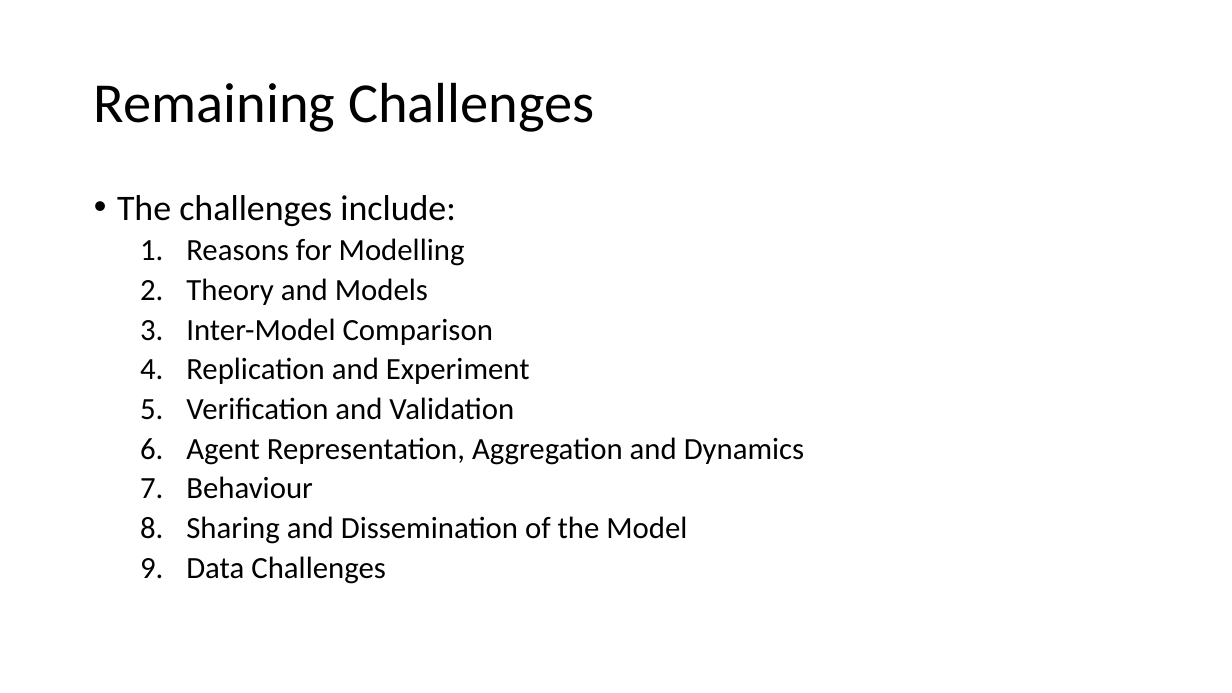
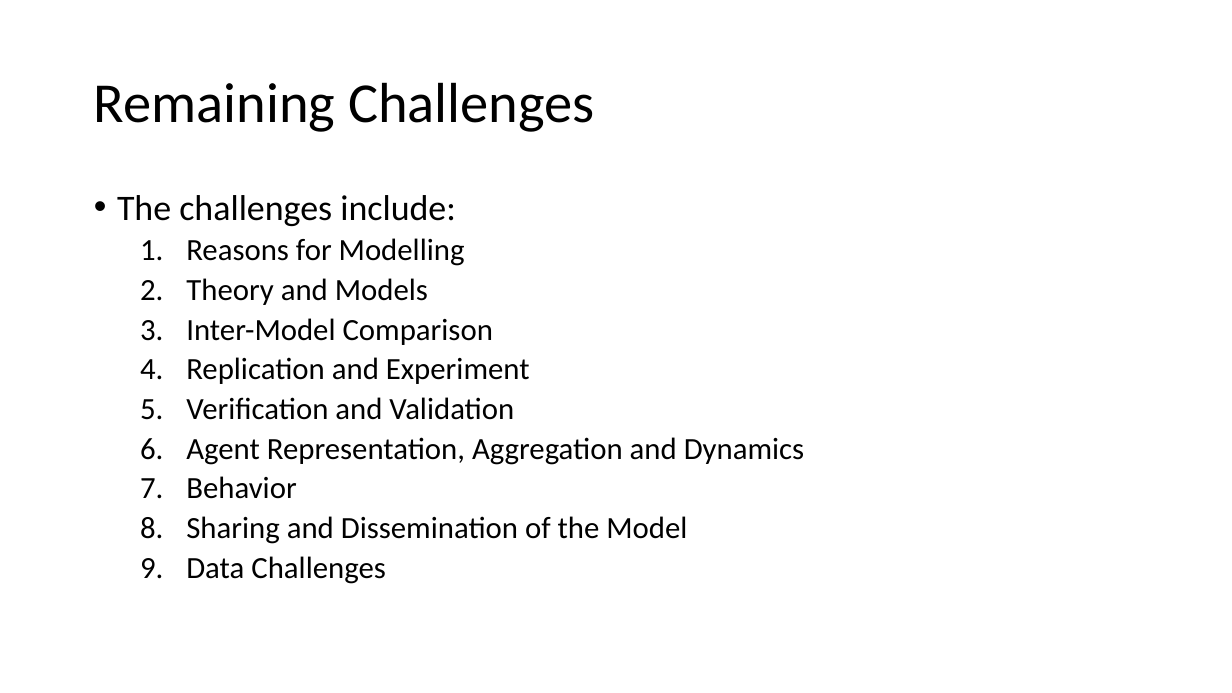
Before and after one commit to abmgis/abmgis, a slide deck: slide 4 of Chapter12-SummaryAndOutlook/Chapter12.pptx. Drawn at 1232x693 pixels with LibreOffice and Linux fonts; fonts in the diff are those of the drawing. Boxes give left, top, right and bottom in pixels: in the first picture for what was removed or moved away, otherwise in the second. Text is boxed around its words. In the diff, an @@ line names an element or a change of style, - is before the commit and + after.

```diff
--- a/Chapter12-SummaryAndOutlook/Chapter12.pptx
+++ b/Chapter12-SummaryAndOutlook/Chapter12.pptx
@@ text at [186,476,296,499]: text changed @@
-  7. Behaviour
+  7. Behavior
```
Also in this commit, not shown: 9 other slides changed.
